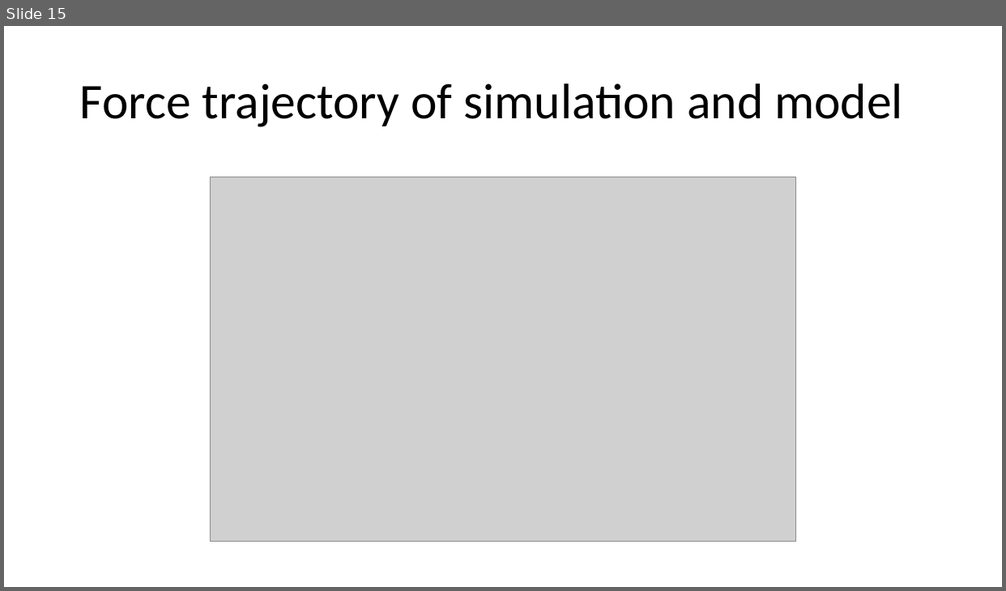
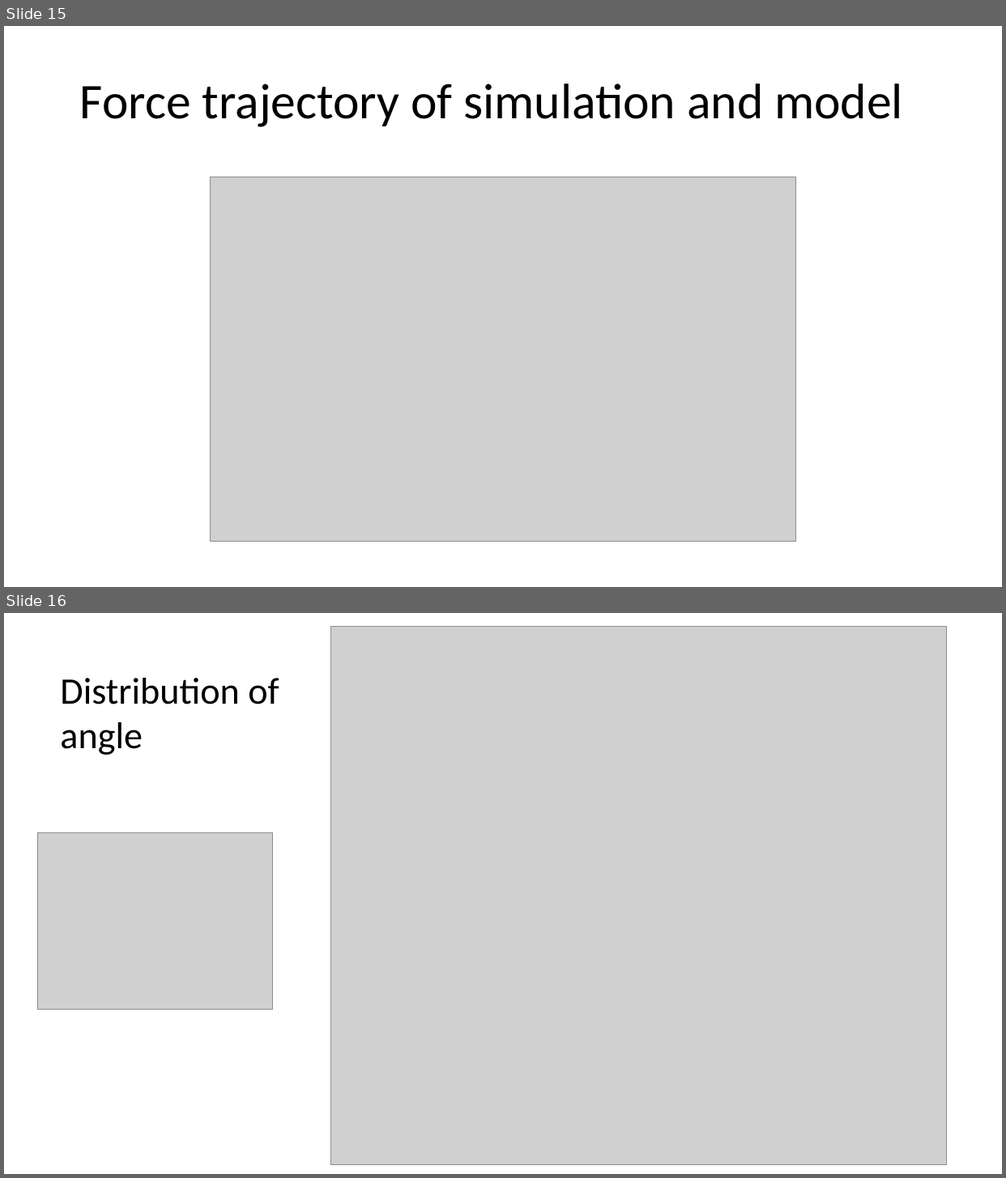
Before and after one commit to BirkDissing/Gemma_group, a slide deck: Master thesis/Meetings/06-03 Comparing model and simulation.pptx. Shown one above the other, each under a label of ours: slide 15 before the commit, slides 15 and 16 after it. The pictures are 1006x591 and 1006x1178 pixels, drawn with LibreOffice and Linux fonts; fonts in the diff are those of the drawing; grey boxes stand for pictures. Boxes give left, top, right and bottom in pixels: in the first picture for what was removed or moved away, otherwise in the second. Text is boxed around its words. In the diff, an @@ line names an element or a change of style, - is before the commit and + after.

```diff
--- a/Master thesis/Meetings/06-03 Comparing model and simulation.pptx
+++ b/Master thesis/Meetings/06-03 Comparing model and simulation.pptx
@@ slide 16 added at bbox=[4, 613, 1002, 1174], background #FFFFFF @@
@@ picture added at bbox=[331, 627, 948, 1165] @@
@@ text added at bbox=[60, 678, 279, 755], 36 pt, text #000000 @@
+Distribution of angle
@@ picture added at bbox=[38, 833, 274, 1010] @@
```
Also in this commit, not shown: 3 slides changed, 37 other files.
